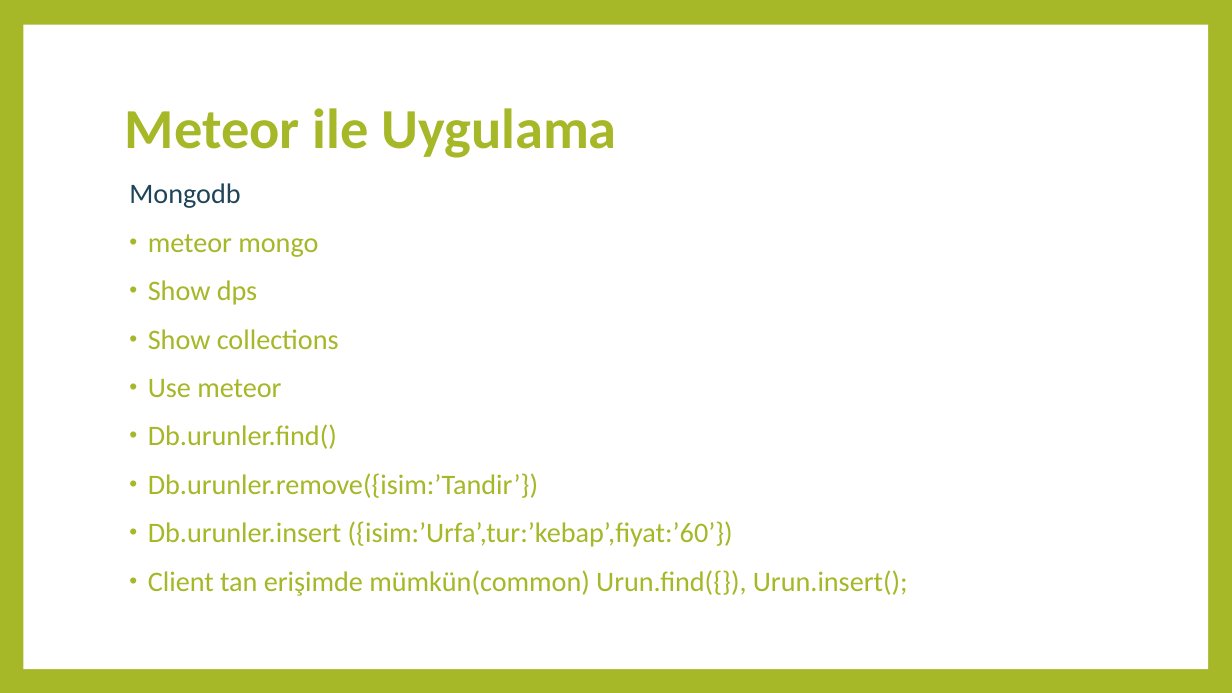
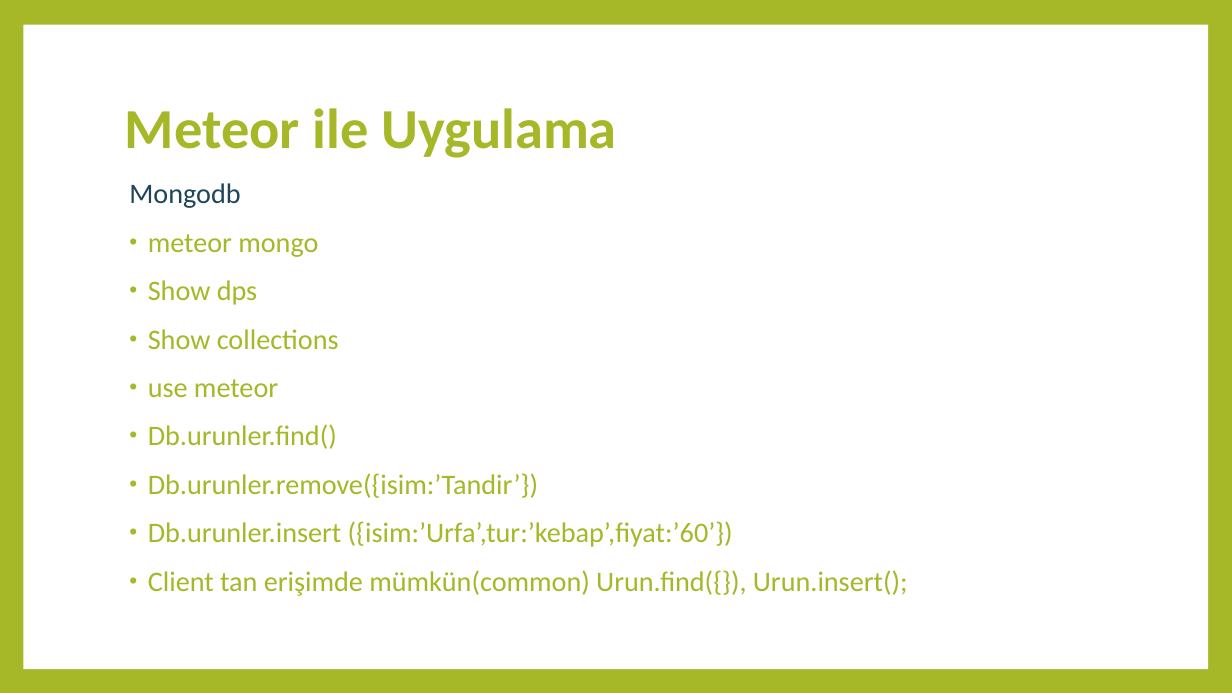
Before and after one commit to furkansavsatli/Meteor-Nodejs, a slide deck: slide 24 of Meteor-Nodejs-sunum.pptx (slide 22 before the commit). Drawn at 1232x693 pixels with LibreOffice and Linux fonts; fonts in the diff are those of the drawing. Boxes give left, top, right and bottom in pixels: in the first picture for what was removed or moved away, otherwise in the second. Text is boxed around its words. In the diff, an @@ line names an element or a change of style, - is before the commit and + after.

```diff
--- a/Meteor-Nodejs-sunum.pptx
+++ b/Meteor-Nodejs-sunum.pptx
@@ text at [148, 379, 278, 397]: text changed @@
-• Use meteor
+• use meteor
```
Also in this commit, not shown: 3 other slides changed, 2 slides added, 2 slides removed, 3 other files.
